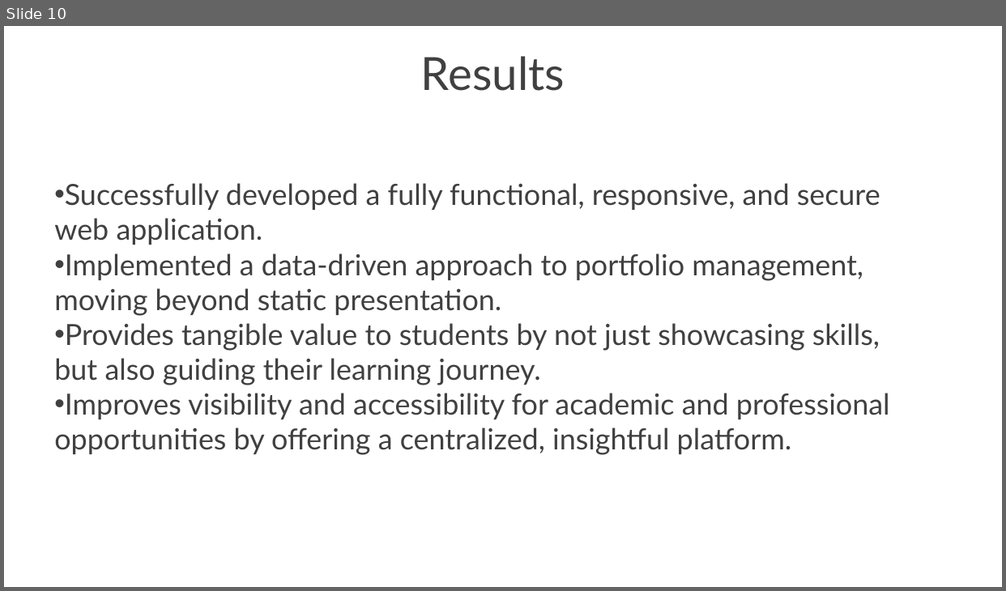
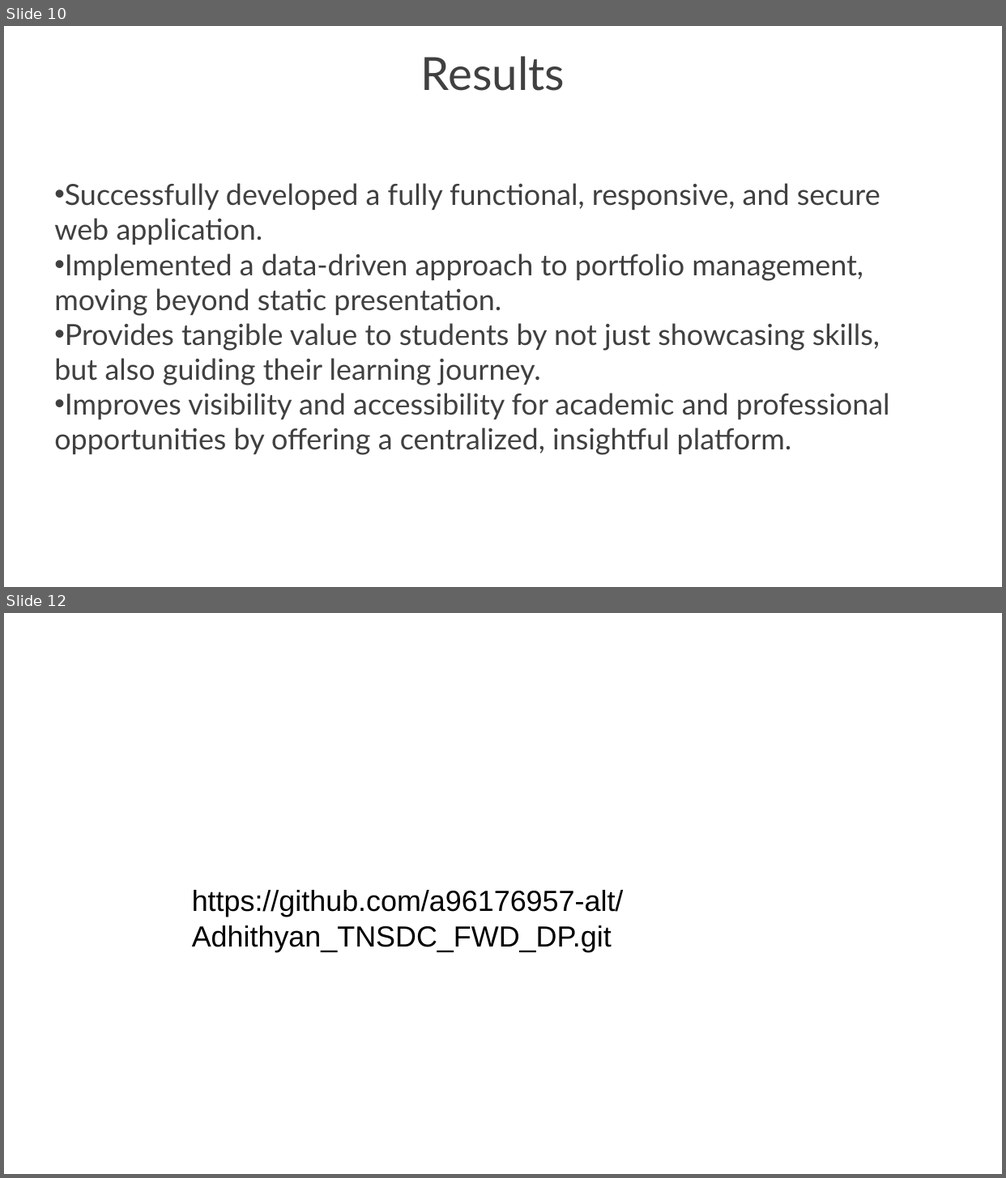
Before and after one commit to a96176957-alt/Adhithyan_TNSDC_FWD_DP, a slide deck: Presentation-WPS Office Adhithya.pptx. Shown one above the other, each under a label of ours: slide 10 before the commit, slides 10 and 12 after it; the slides between them are not shown. The pictures are 1006x591 and 1006x1178 pixels, drawn with LibreOffice and Linux fonts; fonts in the diff are those of the drawing; background and template pictures are left out. Boxes give left, top, right and bottom in pixels: in the first picture for what was removed or moved away, otherwise in the second. Text is boxed around its words. In the diff, an @@ line names an element or a change of style, - is before the commit and + after.

```diff
--- a/Presentation-WPS Office Adhithya.pptx
+++ b/Presentation-WPS Office Adhithya.pptx
@@ slide 12 added at <box>4,613,1002,1174</box>, background picture (left out) @@
@@ text added at <box>192,890,624,952</box>, 28 pt, text #000000 @@
+https://github.com/a96176957-alt/Adhithyan_TNSDC_FWD_DP.git
```
Also in this commit, not shown: 1 slide changed, 2 other slides added, 2 slides removed.
